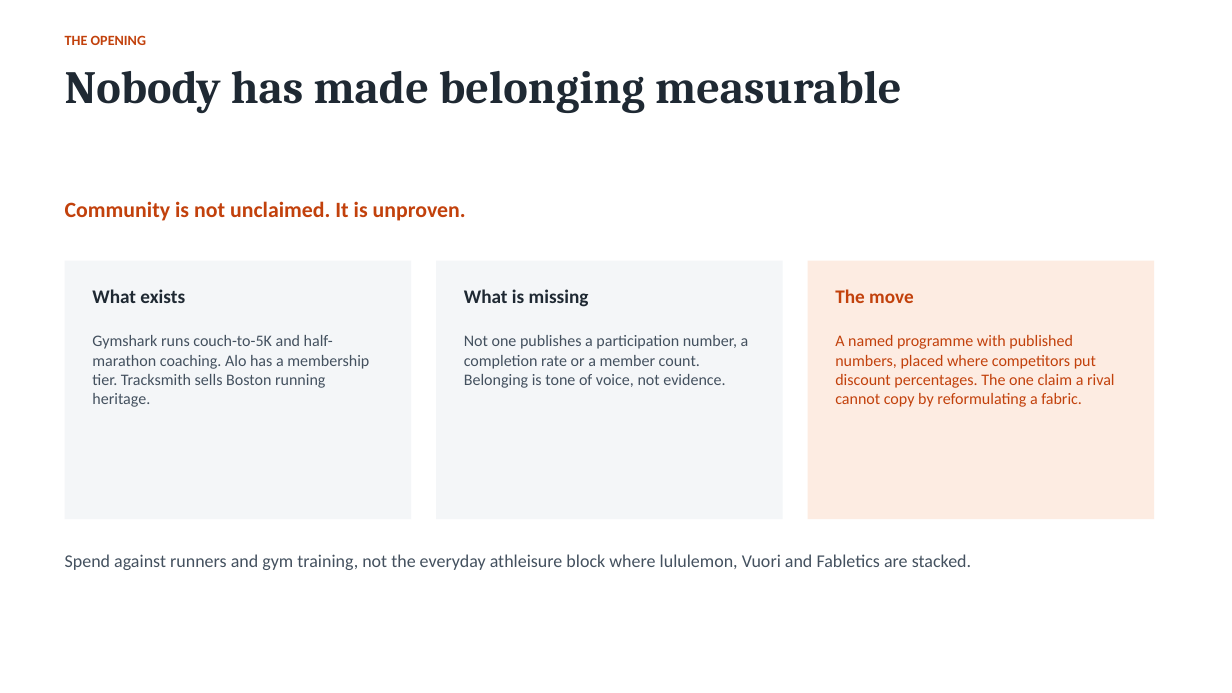
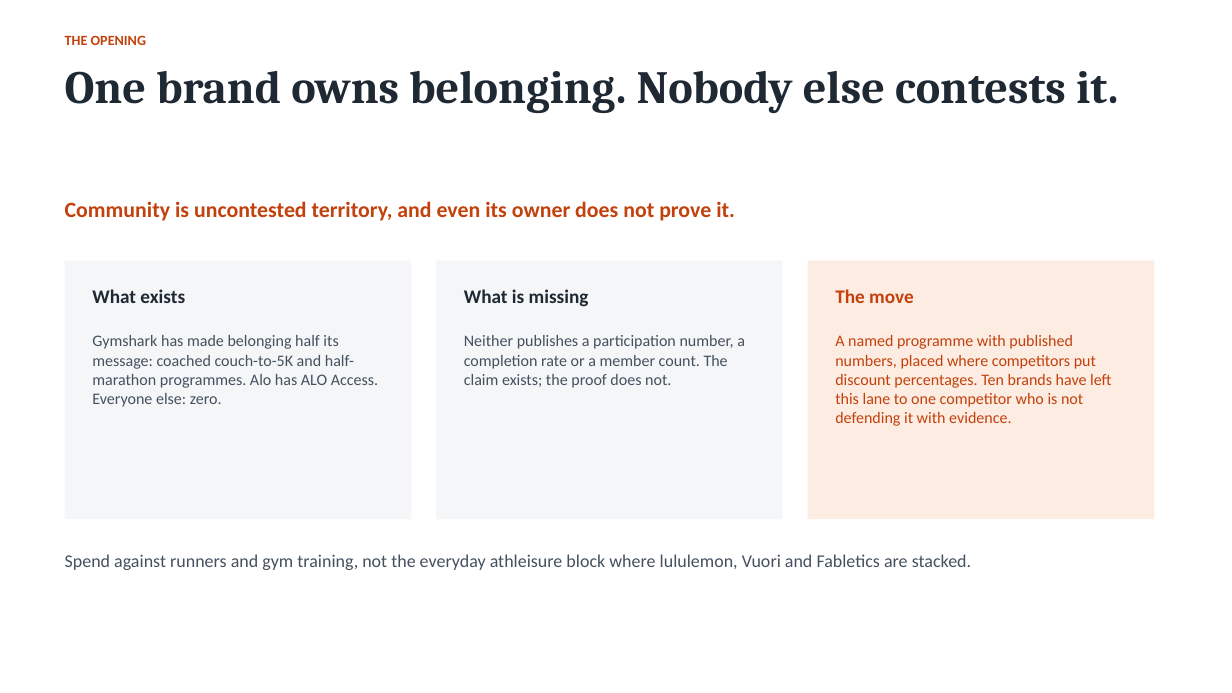
Before and after one commit to spdooley5949/Creative-Teardown-Marketing, a slide deck: slide 7 of output/Dooley_Creative_Teardown_Findings.pptx. Drawn at 1232x693 pixels with LibreOffice and Linux fonts; fonts in the diff are those of the drawing. Boxes give left, top, right and bottom in pixels: in the first picture for what was removed or moved away, otherwise in the second. Text is boxed around its words. In the diff, an @@ line names an element or a change of style, - is before the commit and + after.

```diff
--- a/output/Dooley_Creative_Teardown_Findings.pptx
+++ b/output/Dooley_Creative_Teardown_Findings.pptx
@@ text at [65, 71, 1118, 113]: text changed @@
-Nobody has made belonging measurable
+One brand owns belonging. Nobody else contests it.
@@ text at [65, 201, 735, 221]: text changed @@
-Community is not unclaimed. It is unproven.
+Community is uncontested territory, and even its owner does not prove it.
@@ text at [92, 335, 378, 407]: text changed @@
-Gymshark runs couch-to-5K and half-marathon coaching. Alo has a membership tier. Tracksmith sells Boston running heritage.
+Gymshark has made belonging half its message: coached couch-to-5K and half-marathon programmes. Alo has ALO Access. Everyone else: zero.
@@ text at [464, 335, 745, 388]: text changed @@
-Not one publishes a participation number, a completion rate or a member count. Belonging is tone of voice, not evidence.
+Neither publishes a participation number, a completion rate or a member count. The claim exists; the proof does not.
@@ text at [835, 335, 1111, 426]: text changed @@
-A named programme with published numbers, placed where competitors put discount percentages. The one claim a rival cannot copy by reformulating a fabric.
+A named programme with published numbers, placed where competitors put discount percentages. Ten brands have left this lane to one competitor who is not defending it with evidence.
```
Also in this commit, not shown: 5 other slides changed, 6 other files.
